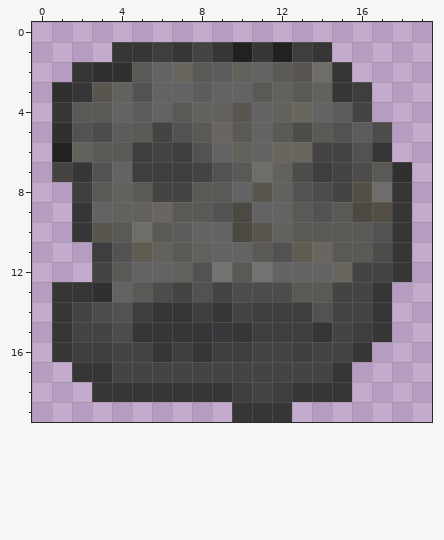
A pixel-art sprite gets an edit: assets/textures/rock7.png. Above, as it was before the edit.
The file is 20x20 pixels. Pixels under 10% opacity are left out. Colours within 5 levels of each other are drawn and written as one.
The same view after the edit:
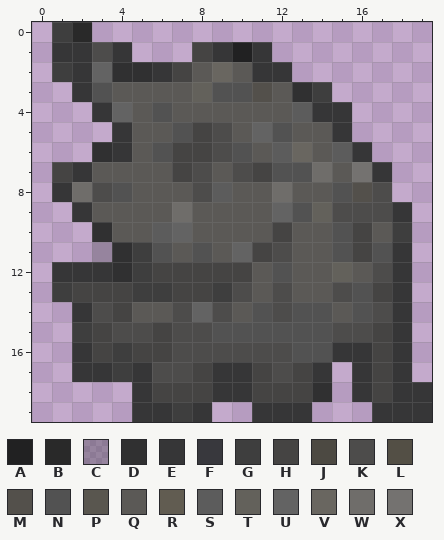
Palette (. is transparent): A #212122  B #292929  C #2d2d344e  D #303031  E #363637  F #38383d  G #3e3e3e  H #454443  J #4c4942  K #4d4c4b  L #534f45  M #53504b  N #525252  P #59564f  Q #5b5956  R #615c51  S #5c5c5c  T #63615b  U #636363  V #696660  W #6f6d6a  X #747270
Author's note on the commit: Rock new texture and order yada yada
The edit:
Changed rows in their new state; - is an unchanged pixel.
first column x 1:
 0 GB-----------------
 1 EEK-...----...-----
 2 G-U-DEH-VQEE...----
 3 .-NQQQQTNNMQDG..---
 4 ..E-QN-QQQQQSEE.---
 5 ...E-Q-HK--NQ-E..--
 6 ..DEQNHHKNQS-QSE.--
 7 --QQQQHKQKHNNWQXE.-
 8 EWKN-QQKSQQWQQNMK.-
 9 --QQQQW-QQQ-NTKKK--
10 -.D-QSUQQQQH--NHQG-
11 --CDGN-NQ-HKQQNHN--
12 EEEDGHHHHHQNQQTQK--
13 GHHHGG-HG-Q---KNHE-
14 .E-HQQKUKQNKN-QNKE-
15 .G--KHKKNNNNNNKKHE-
16 .EHG-HKKKKKKNNE-HE-
17 ---GEKK-EE-K-E.EHE-
18 --..-HHH-E-HHD.EHEE
19 ----EEGE-.--E---EEE
